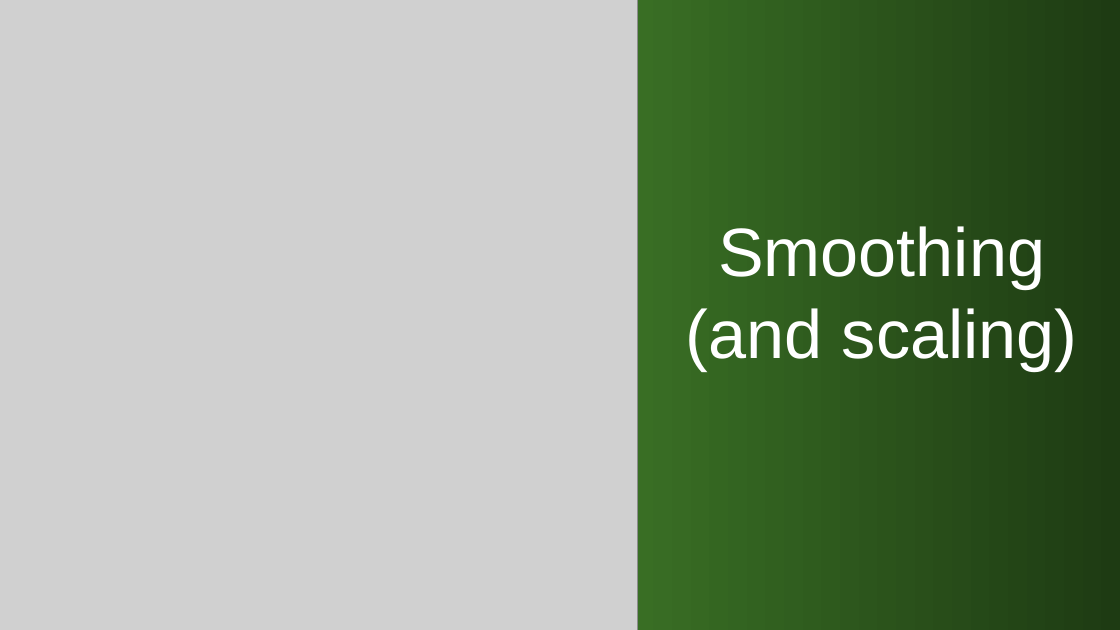
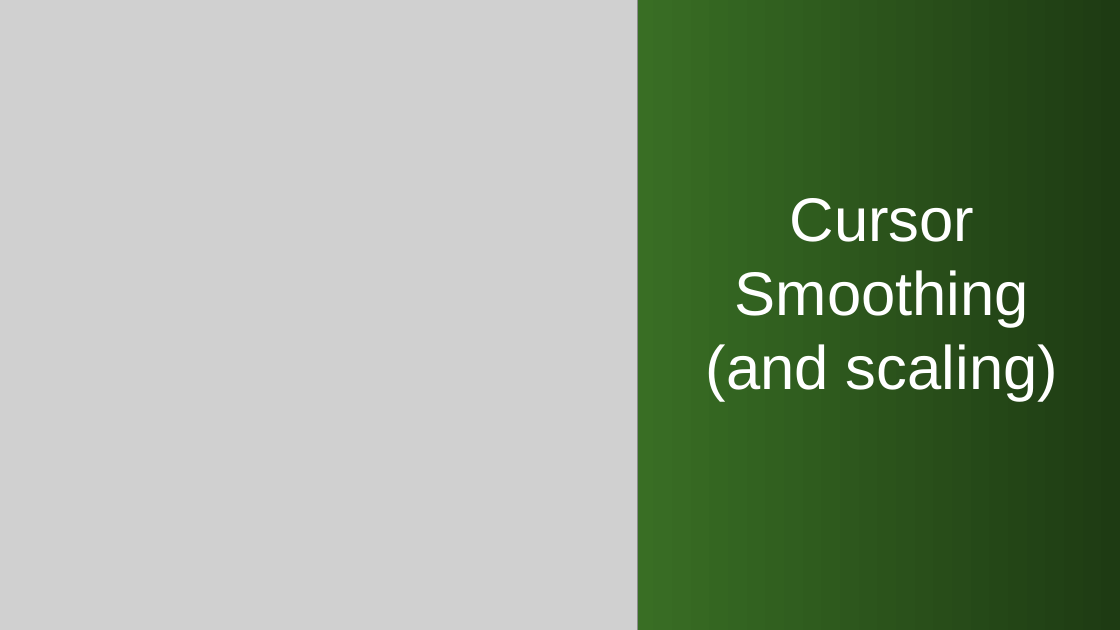
Before and after one commit to kindohm/kinect-nite-dev, a slide deck: slide 18 of slides/KinectDev.pptx (slide 16 before the commit). Drawn at 1120x630 pixels with LibreOffice and Linux fonts; fonts in the diff are those of the drawing; grey boxes stand for pictures. Boxes give left, top, right and bottom in pixels: in the first picture for what was removed or moved away, otherwise in the second. Text is boxed around its words. In the diff, an @@ line names an element or a change of style, - is before the commit and + after.

```diff
--- a/slides/KinectDev.pptx
+++ b/slides/KinectDev.pptx
@@ title at [706,198,1058,400]: text changed; size 44 to 39.6 pt @@
-Smoothing
-(and scaling)
+Cursor
+Smoothing
+(and scaling)
```
Also in this commit, not shown: 6 other slides changed, 4 slides added, 1 other file.
